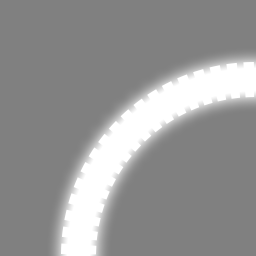
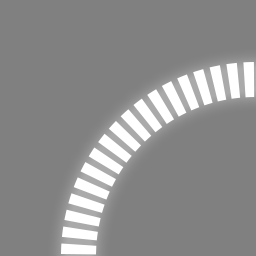
Comparing the layer stacks of the two 256 x 256 images. Changes:
pixels changed over (49, 50, 256, 256) (layer not identified)
